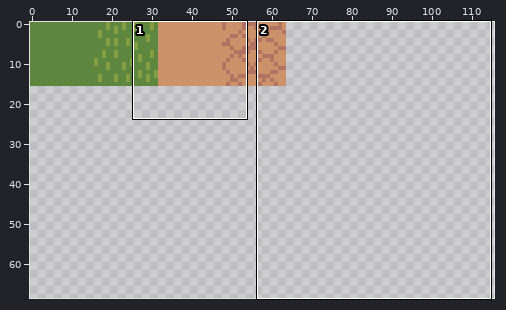
One commit to this sprite sheet: assets/sprites/atlases/tiles.png. The first picture is a wide view before the edit; the outline marks the close-up.
Close-up. Earlier state:
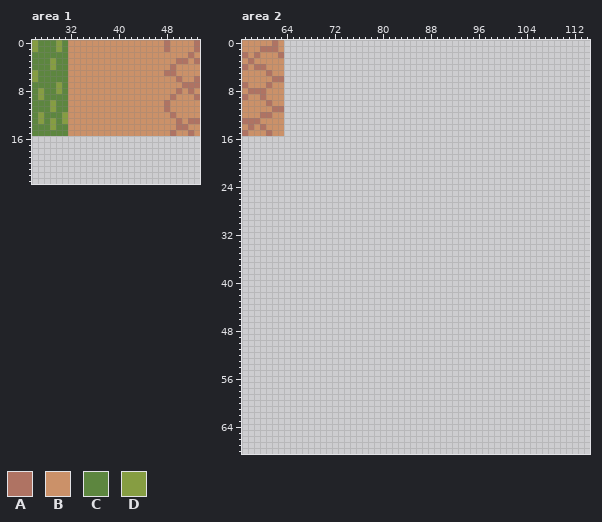
The file is 128x128 pixels. Shown: area 1: x 26..53, y 0..23; area 2: x 57..114, y 0..68. The wide view leaves out empty margins.
Palette (. is transparent): A #af7363  B #cb9169  C #5d863f  D #869d42
Pixels before, area 1, first column x 26:
 0 DCCCDCBBBBBBBBBBBBBBBBABBBBA
 1 DCCCDCBBBBBBBBBBBBBBBBABBBBA
 2 CCCCCCBBBBBBBBBBBBBBBBBBBBAB
 3 CCCDCCBBBBBBBBBBBBBBBBBBAABA
 4 CCCDCCBBBBBBBBBBBBBBBBBABBBB
 5 DCCCCCBBBBBBBBBBBBBBBBAABBBB
 6 DCCCCCBBBBBBBBBBBBBBBBBBABBA
 7 CCCCDCBBBBBBBBBBBBBBBBBBBAAA
 8 CDCCDCBBBBBBBBBBBBBBBBBBABAB
 9 CDCCCCBBBBBBBBBBBBBBBBBABBBA
10 CCCDCCBBBBBBBBBBBBBBBBABBBBB
11 CCCDCCBBBBBBBBBBBBBBBBABBBBB
12 CDCCCDBBBBBBBBBBBBBBBBBABBBB
13 CDCDCDBBBBBBBBBBBBBBBBBBABAA
14 CCCDCCBBBBBBBBBBBBBBBBBBAABB
15 CCCCCCBBBBBBBBBBBBBBBBBABBAB
Pixels before, area 2 (only the part around the change), first column x 57:
 0 BBBBBAB...................................................
 1 BBBAAAB...................................................
 2 ABABBBA...................................................
 3 BABBBBB...................................................
 4 ABAABBB...................................................
 5 BBBBABB...................................................
 6 BBBBBAA...................................................
 7 ABBBABB...................................................
 8 BAAABBB...................................................
 9 ABBABBB...................................................
10 BBBBABB...................................................
11 BBBBBAA...................................................
12 BBBAABB...................................................
13 AAABBBB...................................................
14 BABABBB...................................................
15 ABBBABB...................................................
16 ..........................................................
17 ..........................................................
18 ..........................................................
19 ..........................................................
20 ..........................................................
21 ..........................................................
22 ..........................................................
23 ..........................................................
24 ..........................................................
25 ..........................................................
26 ..........................................................
27 ..........................................................
28 ..........................................................
29 ..........................................................
30 ..........................................................
31 ..........................................................
32 ..........................................................
33 ..........................................................
34 ..........................................................
35 ..........................................................
36 ..........................................................
37 ..........................................................
38 ..........................................................
39 ..........................................................
40 ..........................................................
41 ..........................................................
42 ..........................................................
43 ..........................................................
44 ..........................................................
45 ..........................................................
46 ..........................................................
47 ..........................................................
48 ..........................................................
49 ..........................................................
50 ..........................................................
51 ..........................................................
52 ..........................................................
53 ..........................................................
54 ..........................................................
55 ..........................................................
56 ..........................................................
57 ..........................................................
58 ..........................................................
59 ..........................................................
60 ..........................................................
61 ..........................................................
62 ..........................................................
63 ..........................................................
64 ..........................................................
65 ..........................................................
66 ..........................................................
67 ..........................................................
68 ..........................................................
The result:
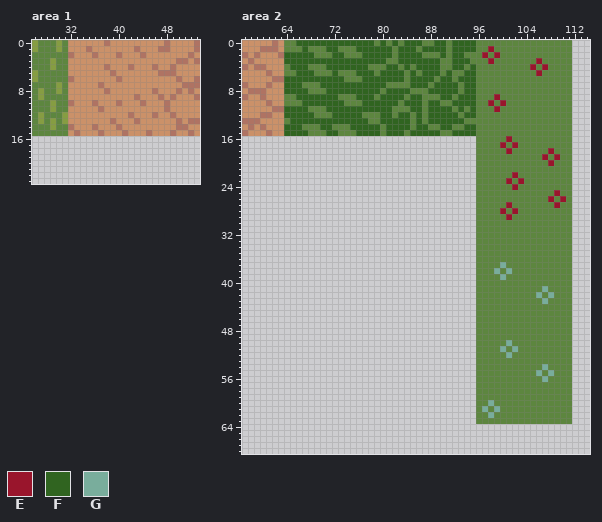
Colours new in this view: E #99152c  F #306420  G #79ad9c
Edits made:
Changed rows in their new state; - is an unchanged pixel.
Area 1:
first column x 32:
 0 ------A---------
 1 ---A-------A---A
 2 A---A---A---A---
 4 ------A---A---A-
 5 -------A-------A
 6 A-------A-------
 7 -----A----------
 8 ------A-------A-
 9 -----------A---A
10 A---A---A---A---
11 -----A----------
12 ----------A---A-
13 -------A---A----
14 A---A---A-------
15 -A---A---A---A--
Area 2:
first column x 64:
 0 CCFFFFFFFFFFFFFCFCFCFFFCCFFCFFFFCCCCCCCCCCCCCCCC
 1 CCCFCCCFFCCCFFFFFFCFFFCFFFFCFFFFCCECCCCCCCCCCCCC
 2 FFFFFCCCFFCCCFFFFFCFFFFCCCFCFFCCCECECCCCCCCCCCCC
 3 FFFFFFFFFFFFFFFFFCCFFFFFFFCCFFFCCCECCCCCCCECCCCC
 4 CFFFCCCFFFFFFFCCCFFCFCFFFFCCFFCFCCCCCCCCCECECCCC
 5 CCFFFCCCFCCCFFFCFFFFCFCFFFCFCCFFCCCCCCCCCCECCCCC
 6 FFFFFFFFFFCCCFFFFFFFCFFFFCFFCFFFCCCCCCCCCCCCCCCC
 7 FFFCCCFFFFFFFFFFFCCCCFFFCFFFFCFFCCCCCCCCCCCCCCCC
 8 FFFFCCCFFFFFFFFFCFFFFCCCFFFFFCFFCCCCCCCCCCCCCCCC
 9 CCFFFFFFFCCCFFFCFFFFCFFCCCFFCFFFCCCECCCCCCCCCCCC
10 CCCFFFFFFFCCCFFFFFFCFFFCFFCCFFFFCCECECCCCCCCCCCC
11 FFFFCCCFFFFFFFFFFFCCCFFCFFFFCFCFCCCECCCCCCCCCCCC
12 FFFFFCCCFFFFFCCCFFCFFCFCFFFFFCFFCCCCCCCCCCCCCCCC
13 CFFFFFFFFFFFFFCCFFFFFCFCFFFFFFCCCCCCCCCCCCCCCCCC
14 FFFCCCFFCCCFFFFFCFFFFCFFCCFFCCFFCCCCCCCCCCCCCCCC
15 FFFFCCCFFCCCFFFFCFFFCFFFFFCCFFFFCCCCCCCCCCCCCCCC
16 --------------------------------CCCCCECCCCCCCCCC
17 --------------------------------CCCCECECCCCCCCCC
18 --------------------------------CCCCCECCCCCCECCC
19 --------------------------------CCCCCCCCCCCECECC
20 --------------------------------CCCCCCCCCCCCECCC
21 --------------------------------CCCCCCCCCCCCCCCC
22 --------------------------------CCCCCCECCCCCCCCC
23 --------------------------------CCCCCECECCCCCCCC
24 --------------------------------CCCCCCECCCCCCCCC
25 --------------------------------CCCCCCCCCCCCCECC
26 --------------------------------CCCCCCCCCCCCECEC
27 --------------------------------CCCCCECCCCCCCECC
28 --------------------------------CCCCECECCCCCCCCC
29 --------------------------------CCCCCECCCCCCCCCC
30 --------------------------------CCCCCCCCCCCCCCCC
31 --------------------------------CCCCCCCCCCCCCCCC
32 --------------------------------CCCCCCCCCCCCCCCC
33 --------------------------------CCCCCCCCCCCCCCCC
34 --------------------------------CCCCCCCCCCCCCCCC
35 --------------------------------CCCCCCCCCCCCCCCC
36 --------------------------------CCCCCCCCCCCCCCCC
37 --------------------------------CCCCGCCCCCCCCCCC
38 --------------------------------CCCGCGCCCCCCCCCC
39 --------------------------------CCCCGCCCCCCCCCCC
40 --------------------------------CCCCCCCCCCCCCCCC
41 --------------------------------CCCCCCCCCCCGCCCC
42 --------------------------------CCCCCCCCCCGCGCCC
43 --------------------------------CCCCCCCCCCCGCCCC
44 --------------------------------CCCCCCCCCCCCCCCC
45 --------------------------------CCCCCCCCCCCCCCCC
46 --------------------------------CCCCCCCCCCCCCCCC
47 --------------------------------CCCCCCCCCCCCCCCC
48 --------------------------------CCCCCCCCCCCCCCCC
49 --------------------------------CCCCCCCCCCCCCCCC
50 --------------------------------CCCCCGCCCCCCCCCC
51 --------------------------------CCCCGCGCCCCCCCCC
52 --------------------------------CCCCCGCCCCCCCCCC
53 --------------------------------CCCCCCCCCCCCCCCC
54 --------------------------------CCCCCCCCCCCGCCCC
55 --------------------------------CCCCCCCCCCGCGCCC
56 --------------------------------CCCCCCCCCCCGCCCC
57 --------------------------------CCCCCCCCCCCCCCCC
58 --------------------------------CCCCCCCCCCCCCCCC
59 --------------------------------CCCCCCCCCCCCCCCC
60 --------------------------------CCGCCCCCCCCCCCCC
61 --------------------------------CGCGCCCCCCCCCCCC
62 --------------------------------CCGCCCCCCCCCCCCC
63 --------------------------------CCCCCCCCCCCCCCCC
